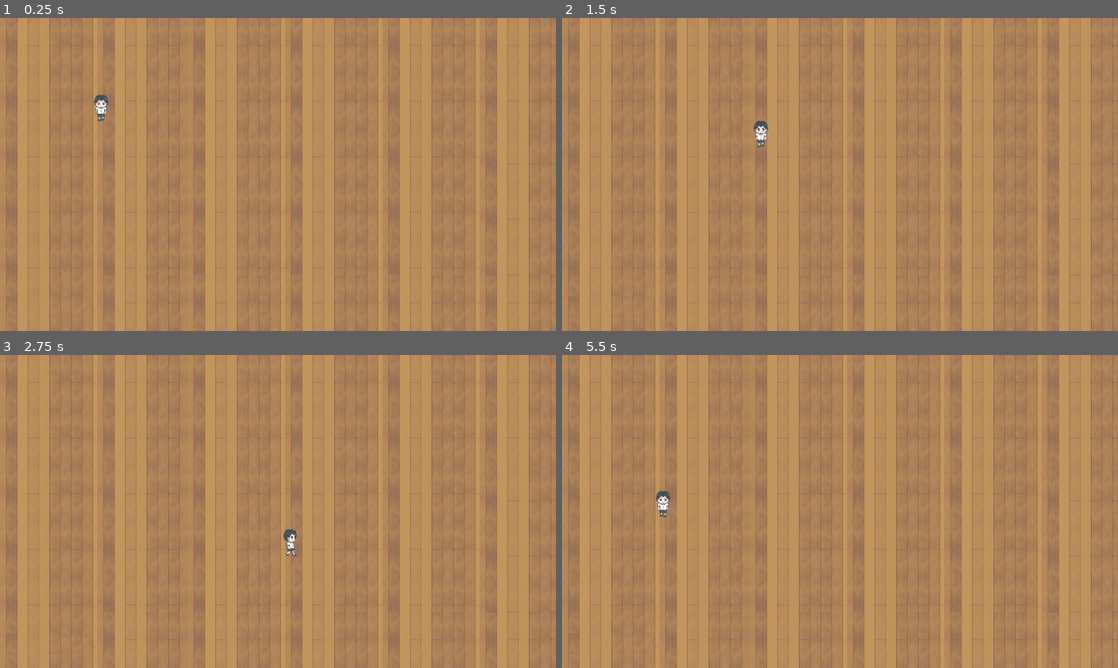
Above: before the commit, frames 1-4 (two rows, left to right).
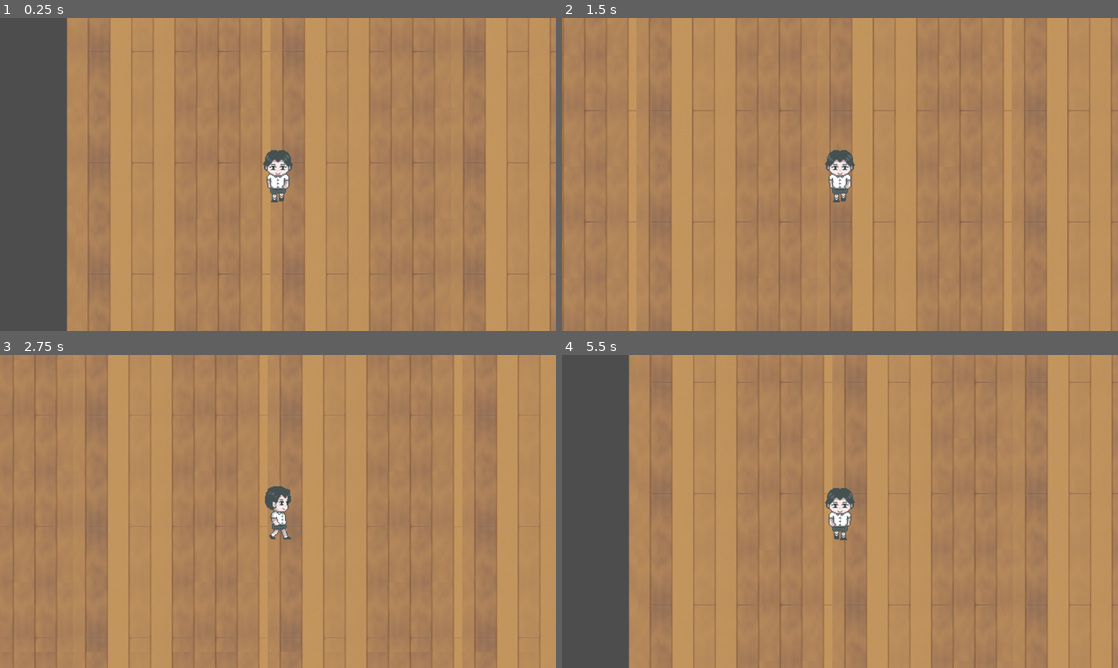
Above: after the commit, the same moments.

Repository: optimus1977/Find_Components
Game: Godot game, scene res://scenes/level_1.tscn
Same seed, same stepped clock (60 frames per second), same inputs: the game is played once before the commit and once after it.
Inputs:
- Up to frame 1 (0.25 s): no input
- Up to frame 2 (1.5 s): tap Enter at 0.5 s; hold D (right) 0.53-1.28 s; hold S (down) from 1.28 s (still down)
- Up to frame 3 (2.75 s): release S (down) at 2.03 s; hold D (right) from 2.03 s (still down)
- Up to frame 4 (5.5 s): release D (right) at 2.78 s; hold W (up) 2.78-3.53 s; hold A (left) 3.53-5.03 s; hold S (down) from 5.03 s (still down)

The runs differ from the first frame. In frame 1, 27% of the frame differs, in the area x 0-100%, y 0-100%; in frame 2, 18%; in frame 3, 15%; in frame 4, 27%.

Commit message:
Player Camera
Camera added to player

Diff:
--- a/project.godot
+++ b/project.godot
@@ -13,7 +13,6 @@
 config/name="Find Components"
 run/main_scene="res://scenes/level_1.tscn"
 config/features=PackedStringArray("4.2", "Mobile")
-boot_splash/image="res://assests/CPU.png"
 config/icon="res://icon.svg"
 
 [display]
--- a/scenes/level_1.tscn
+++ b/scenes/level_1.tscn
@@ -1615,3 +1615,6 @@
 
 [node name="Player" parent="." instance=ExtResource("2_qe0o5")]
 position = Vector2(233, 205)
+
+[node name="Camera2D" type="Camera2D" parent="Player"]
+zoom = Vector2(2, 2)
